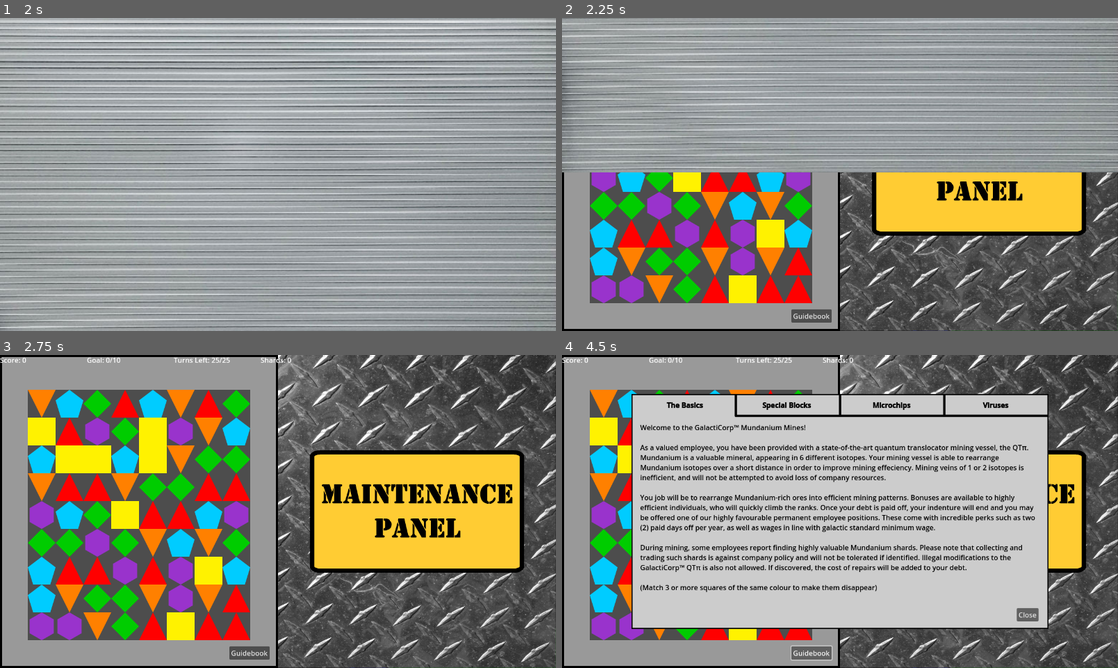
Above: before the commit, frames 1-4 (two rows, left to right).
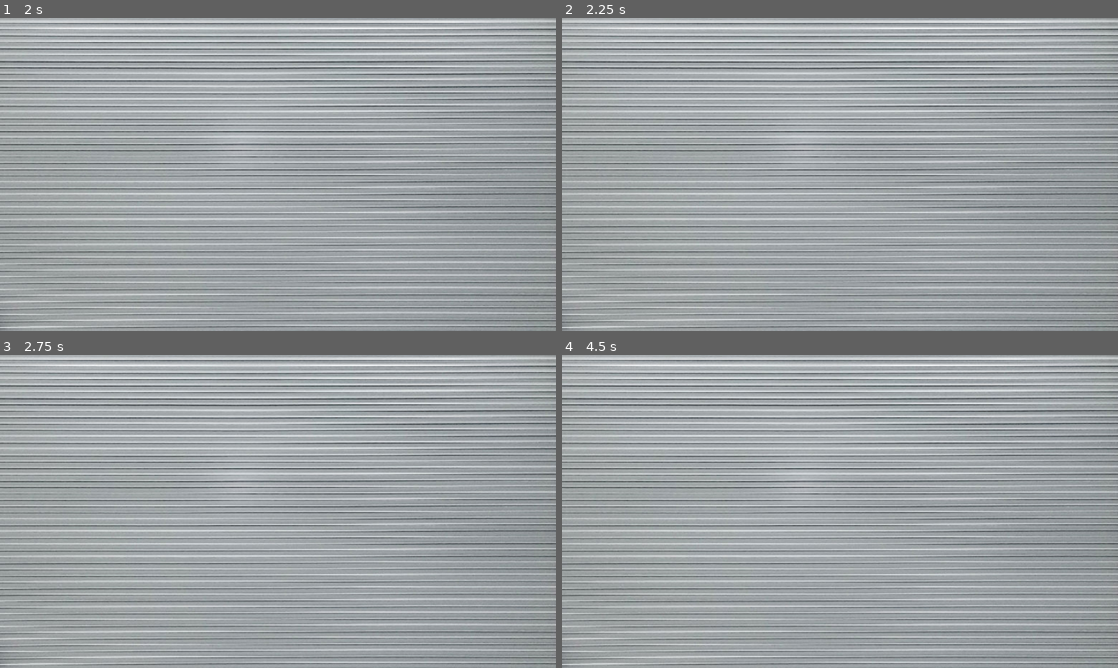
Above: after the commit, the same moments.

Repository: mr-pig-streaming/match-3-game
Game: Godot game, scene res://Scenes/base_scene.tscn
The game is run twice, just before and just after one commit, with the same random seed, the same clock (stepped at 60 frames per second) and the same inputs.
Inputs (mouse positions are in pixels of both pictures, inside the frame that each line leads up to):
- Up to frame 1 (2 s): click "New Game" at 0.5 s; click "New Game" at 1.25 s
- Up to frame 2 (2.25 s): click "Load Game" at 2 s
- Up to frame 3 (2.75 s): no input
- Up to frame 4 (4.5 s): click (1012, 370) at 2.75 s, where only the run before the commit has a clickable "Dispense Chip"; click (1079, 370) at 3.5 s, where only the run before the commit has a clickable "View Chips"; click (812, 652) at 4.25 s, where only the run before the commit has a clickable "Guidebook"

Frame 1 is identical in both runs. In frame 2, 63% of the frame differs, in the area x 0-100%, y 0-100%; in frame 3, 89%; in frame 4, 82%.
Error before the commit: Cannot call method 'queue_free' on a null value. (res://Scripts/base_scene.gd:92)
Error after the commit: Parse Error: Preload file "res://Art/Combo_outstanding.png" does not exist. (res://Scripts/game_board.gd:168)

Commit message:
dev-P74 Combo sound and image are determined by combo size

Diff:
--- a/Scenes/audio_manager.tscn
+++ b/Scenes/audio_manager.tscn
@@ -10,7 +10,6 @@
 [ext_resource type="AudioStream" uid="uid://61pkhjyvgs2g" path="res://Sound/power_up.wav" id="8_aajhn"]
 [ext_resource type="AudioStream" uid="uid://bo0rw1obwbk8r" path="res://Sound/power_down.wav" id="9_hru74"]
 [ext_resource type="AudioStream" uid="uid://bv6xw7kig20ib" path="res://Sound/crack.wav" id="10_ws3a8"]
-[ext_resource type="AudioStream" uid="uid://c0kvhrjxvad58" path="res://Sound/Great.mp3" id="11_weegp"]
 
 [node name="AudioManager" type="Node2D"]
 script = ExtResource("1_paim3")
@@ -43,4 +42,3 @@
 stream = ExtResource("10_ws3a8")
 
 [node name="ComboPlayer" type="AudioStreamPlayer" parent="."]
-stream = ExtResource("11_weegp")
--- a/Scripts/audio_manager.gd
+++ b/Scripts/audio_manager.gd
@@ -104,6 +104,12 @@
 
 func play_combo(combo_size):
 	if (!combo_playing):
+		if (combo_size >= 9):
+			get_node("ComboPlayer").stream = preload("res://Sound/outstanding.mp3")
+		elif (combo_size >= 7):
+			get_node("ComboPlayer").stream = preload("res://Sound/amazing.mp3")
+		else:
+			get_node("ComboPlayer").stream = preload("res://Sound/Great.mp3")
 		combo_playing = true
 		get_node("ComboPlayer").play()
 		get_node("ComboPlayer").finished.connect(end_combo)
--- a/Scripts/game_board.gd
+++ b/Scripts/game_board.gd
@@ -164,6 +164,12 @@
 	if (moved):
 		get_node("SideBoard/Helper").act()
 		if (get_node("Grid").round_matched >= 5):
+			if (get_node("Grid").round_matched >= 9):
+				get_node("GreatSprite").texture = preload("res://Art/Combo_outstanding.png")
+			elif (get_node("Grid").round_matched >= 7):
+				get_node("GreatSprite").texture = preload("res://Art/Combo_awesome.png")
+			else:
+				get_node("GreatSprite").texture = preload("res://Art/Combo_great.png")
 			get_node("/root/BaseScene/AudioManager").play_combo(get_node("Grid").round_matched)
 			var combo_tween: Tween = create_tween()
 			combo_tween.tween_property(get_node("GreatSprite"), "scale", Vector2(1.0, 1.0), 0.5).set_trans(Tween.TRANS_ELASTIC).set_ease(Tween.EASE_OUT)
@@ -172,7 +178,7 @@
 	pass # Replace with function body.
 
 func remove_combo_sprite():
-	await get_tree().create_timer(1.0).timeout
+	await get_tree().create_timer(0.5).timeout
 	var combo_tween: Tween = create_tween()
 	combo_tween.tween_property(get_node("GreatSprite"), "scale", Vector2(0.0, 0.0), 0.5).set_trans(Tween.TRANS_ELASTIC).set_ease(Tween.EASE_OUT)
 	combo_tween.play()
Not shown: 1 places in Scenes/audio_manager.tscn that only renumber resources
